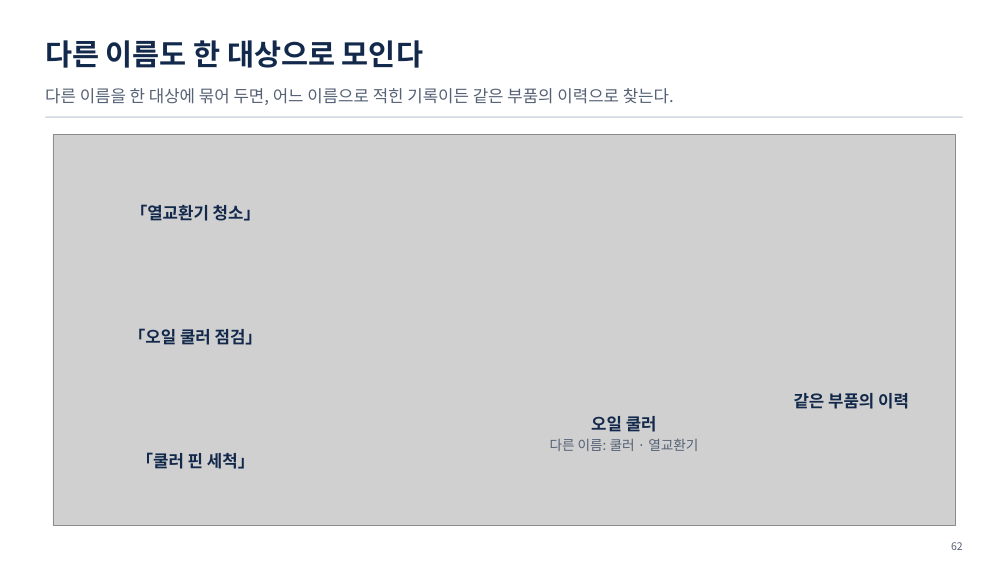
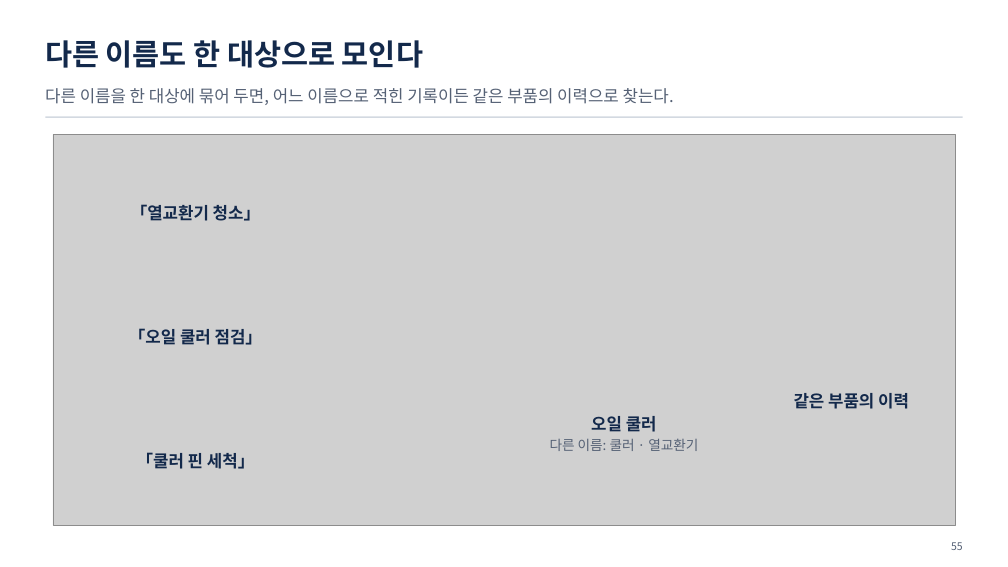
Before and after one commit to uengine-oss/hyd-iot-edu, a slide deck: slide 55 of workspace/강의제작/산출물/통합반/이론/01회차/통합반_01일차.pptx (slide 62 before the commit). Drawn at 1008x567 pixels with LibreOffice and Linux fonts; fonts in the diff are those of the drawing; grey boxes stand for pictures. Boxes give left, top, right and bottom in pixels: in the first picture for what was removed or moved away, otherwise in the second. Text is boxed around its words. In the diff, an @@ line names an element or a change of style, - is before the commit and + after.

```diff
--- a/workspace/강의제작/산출물/통합반/이론/01회차/통합반_01일차.pptx
+++ b/workspace/강의제작/산출물/통합반/이론/01회차/통합반_01일차.pptx
@@ text at (951,542,963,550): text changed @@
-62
+55
```
Also in this commit, not shown: 22 other slides changed, 2 slides added, 14 other files.
